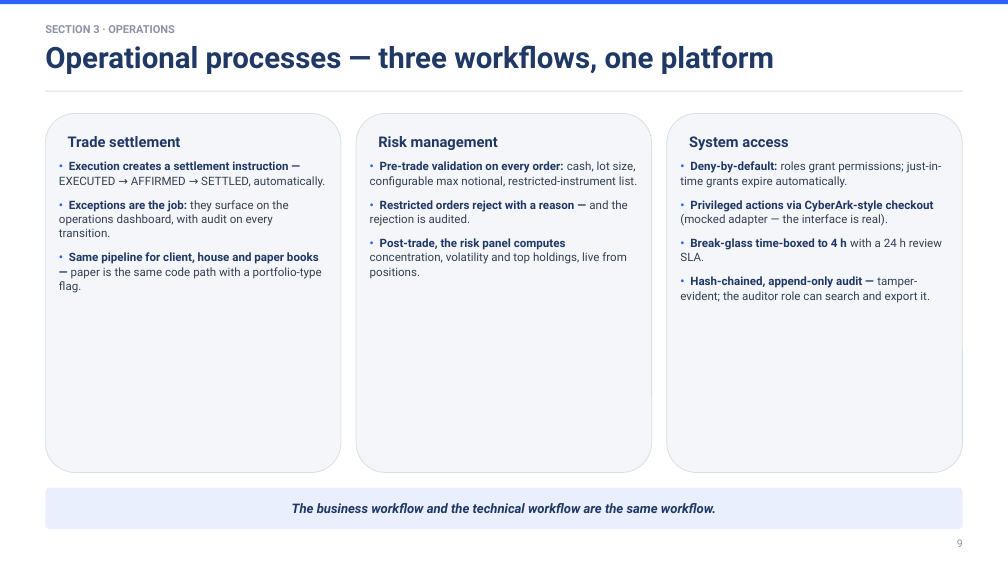
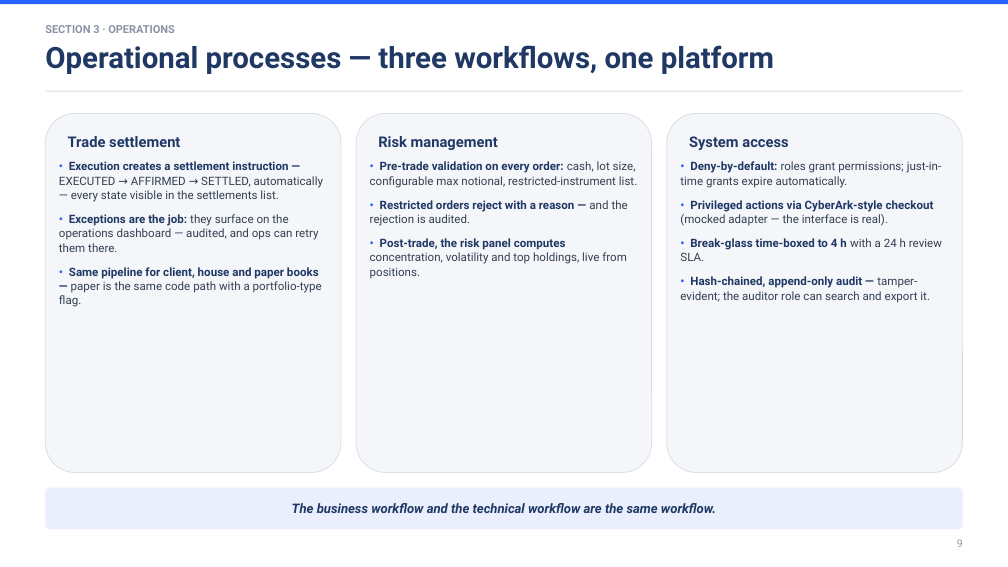
Before and after one commit to rei-99/NomuTrade, a slide deck: slide 9 of presentation/STP-final-presentation.pptx. Drawn at 1008x567 pixels with LibreOffice and Linux fonts; fonts in the diff are those of the drawing. Boxes give left, top, right and bottom in pixels: in the first picture for what was removed or moved away, otherwise in the second. Text is boxed around its words. In the diff, an @@ line names an element or a change of style, - is before the commit and + after.

Commit message:
Settlement visibility + ops STP-exception retry; presentation pack reworked for 4 presenters / 10+5

```diff
--- a/presentation/STP-final-presentation.pptx
+++ b/presentation/STP-final-presentation.pptx
@@ text at (59,161,323,252): text changed @@
-• Execution creates a settlement instruction — EXECUTED → AFFIRMED → SETTLED, automatically.
-• Exceptions are the job: they surface on the operations dashboard, with audit on every transition.
+• Execution creates a settlement instruction — EXECUTED → AFFIRMED → SETTLED, automatically — every state visible in the settlements list.
+• Exceptions are the job: they surface on the operations dashboard — audited, and ops can retry them there.
```
Also in this commit, not shown: 7 other slides changed, 13 other files.
